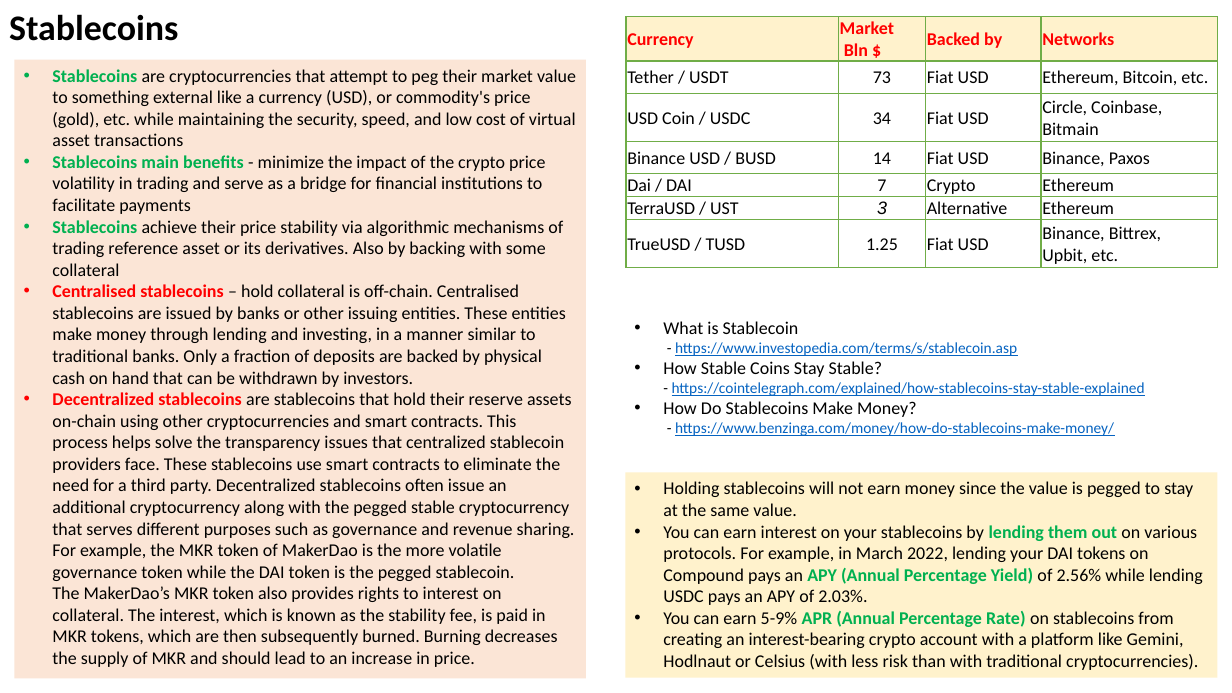
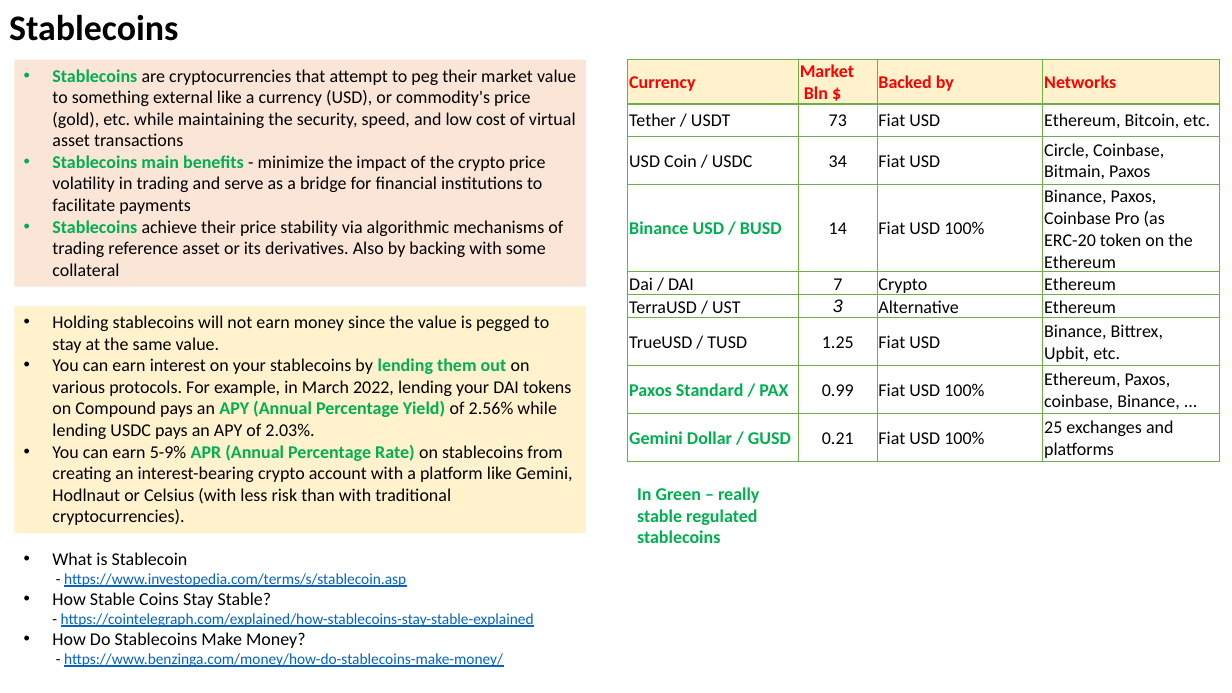
Before and after one commit to lselector/crypto, a slide deck: slide 2 of crypto_04_stable_coins.pptx (slide 1 before the commit). Drawn at 1232x693 pixels with LibreOffice and Linux fonts; fonts in the diff are those of the drawing. Boxes give left, top, right and bottom in pixels: in the first picture for what was removed or moved away, otherwise in the second. Text is boxed around its words. In the diff, an @@ line names an element or a change of style, - is before the commit and + after.

Commit message:
update

```diff
--- a/crypto_04_stable_coins.pptx
+++ b/crypto_04_stable_coins.pptx
@@ rectangle "Stablecoins are cryptocurrencies that attempt ...": place and size @@
-rectangle "Stablecoins are cryptocurrencies that attempt ..." at [15,59,587,678]
+rectangle "Stablecoins are cryptocurrencies that attempt ..." at [15,59,587,287]
@@ table at [628,59,1220,462] @@
-row 3, column 4: Circle, Coinbase, Bitmain
+row 3, column 4: Circle, Coinbase, Bitmain, Paxos
-row 4, column 3: Fiat USD
+row 4, column 3: Fiat USD 100%
-row 4, column 4: Binance, Paxos
+row 4, column 4: Binance, Paxos, Coinbase Pro (as ERC-20 token on the Ethereum
+row 8: Paxos Standard / PAX | 0.99 | Fiat USD 100% | Ethereum, Paxos, coinbase, Binance, ...
+row 9: Gemini Dollar / GUSD | 0.21 | Fiat USD 100% | 25 exchanges and platforms
@@ table: place and size @@
-table at [627,17,1218,268]
+table at [628,59,1220,462]
@@ text in rectangle at [52,284,575,667]: paragraphs removed @@
-• Centralised stablecoins – hold collateral is off-chain. Centralised stablecoins are issued by banks or other issuing entities. These entities make money through lending and investing, in a manner similar to traditional banks. Only a fraction of deposits are backed by physical cash on hand that can be withdrawn by investors.
-• Decentralized stablecoins are stablecoins that hold their reserve assets on-chain using other cryptocurrencies and smart contracts. This process helps solve the transparency issues that centralized stablecoin providers face. These stablecoins use smart contracts to eliminate the need for a third party. Decentralized stablecoins often issue an additional cryptocurrency along with the pegged stable cryptocurrency that serves different purposes such as governance and revenue sharing. For example, the MKR token of MakerDao is the more volatile governance token while the DAI token is the pegged stablecoin.
-  The MakerDao’s MKR token also provides rights to interest on collateral. The interest, which is known as the stability fee, is paid in MKR tokens, which are then subsequently burned. Burning decreases the supply of MKR and should lead to an increase in price.
@@ rectangle "Holding stablecoins will not earn ...": place and size @@
-rectangle "Holding stablecoins will not earn ..." at [626,472,1218,677]
+rectangle "Holding stablecoins will not earn ..." at [15,306,587,533]
@@ text added at [637,487,759,543], 14 pt, text #00B050, bold @@
+In Green – really stable regulated stablecoins
@@ text "What is Stablecoin - https://www.investopedia.com/terms/s/st ...": place and size @@
-text "What is Stablecoin - https://www.investopedia.com/terms/s/st ..." at [663,321,1145,436]
+text "What is Stablecoin - https://www.investopedia.com/terms/s/st ..." at [52,552,534,667]
```
Also in this commit, not shown: 2 slides added.
